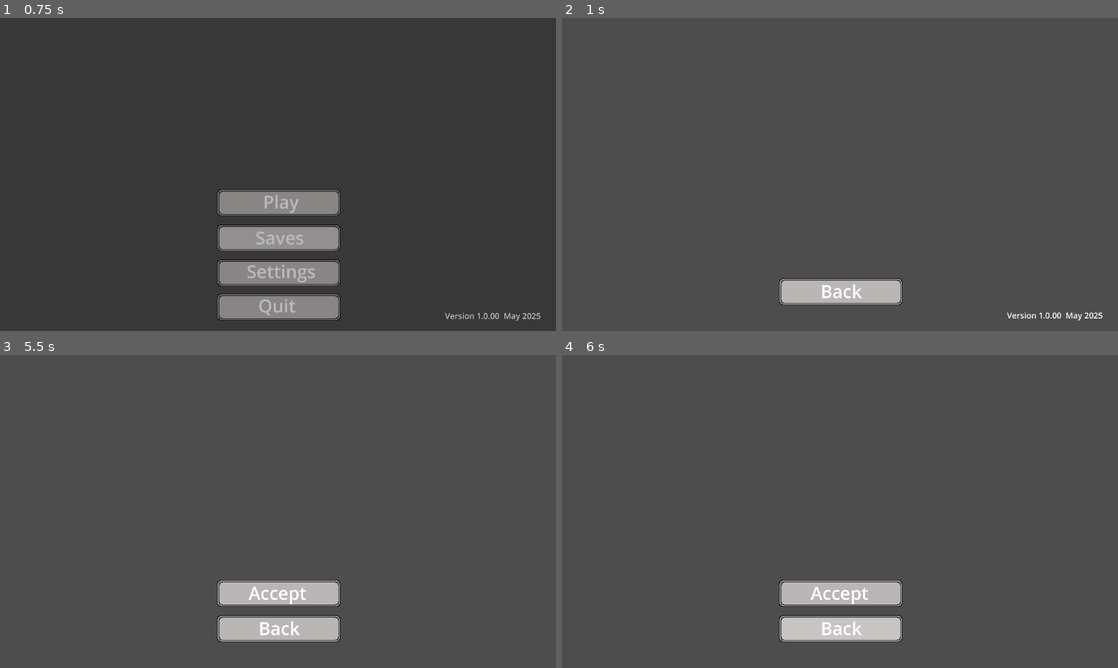
Above: before the commit, frames 1-4 (two rows, left to right).
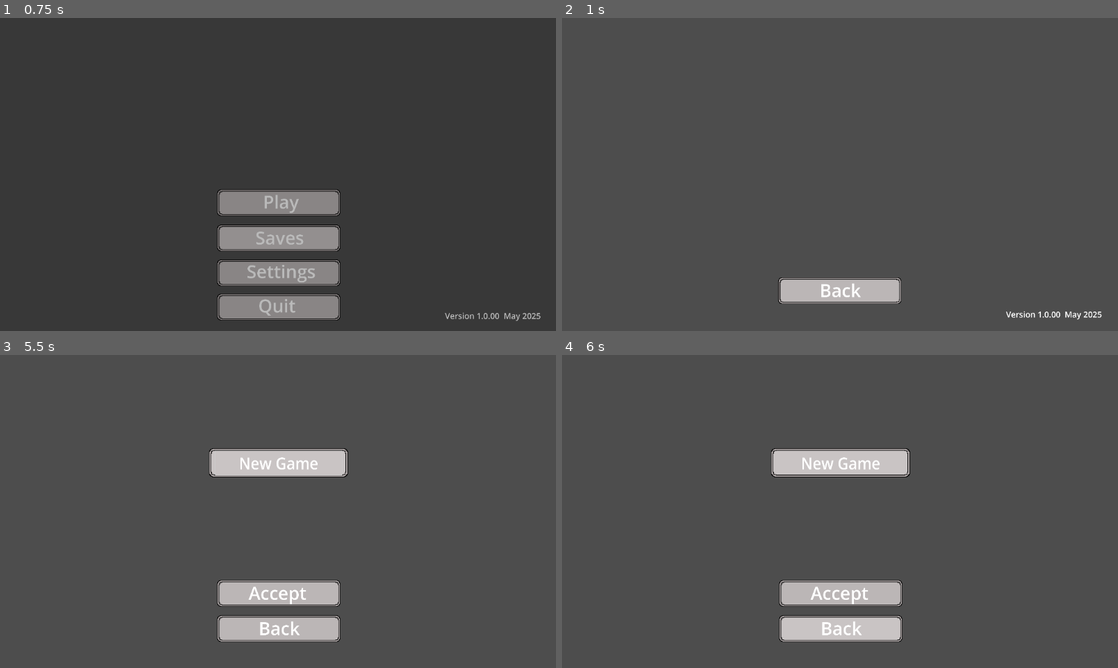
Above: after the commit, the same moments.

Repository: TalesMarc/AngelaCultoRepository
Game: Godot game, scene res://cenas/IntroVideo.tscn
Two runs of this game, one before a commit and one after it. Both use one fixed random seed, a clock stepped at 60 frames per second and the inputs below. Video files are missing from this copy of the repository; at most half a second of black plays in their place. Sound files missing from this copy of the repository are replaced by a short silence.
Inputs:
- Up to frame 1 (0.75 s): click "Saves" at 0.5 s
- Up to frame 2 (1 s): no input
- Up to frame 3 (5.5 s): click "Back" at 1.25 s; click "Settings" at 2 s; click "Idiom" at 2.75 s; click "Back" at 3.5 s; click "Version 1.0.00 May 2025" at 4.25 s; click "Play" at 5 s
- Up to frame 4 (6 s): click "Back" at 5.75 s

Frame 1 is identical in both runs. In frame 2, 0.7% of the frame differs, in the area x 38-98%, y 82-97%; in frame 3, 2.3%, in the area x 37-63%, y 29-40%; in frame 4, 2.3%.

Commit message:
Atualização manual - 2025-05-21 15:17:04

Diff:
--- a/cenas/Game1.tscn
+++ b/cenas/gameplay1.tscn
@@ -1,24 +1,27 @@
-[gd_scene load_steps=14 format=3 uid="uid://ny4nivnxohmb"]
-
-[ext_resource type="Texture2D" uid="uid://7dcrdrffn1gt" path="res://titles/grama0.png" id="1_3gqiy"]
-[ext_resource type="Texture2D" uid="uid://bjuvutmdqx7w2" path="res://titles/pisoroxo0.png" id="2_25jwj"]
-[ext_resource type="Texture2D" uid="uid://bfiye6hodcjgn" path="res://titles/Paredes10.png" id="3_kn7mv"]
-[ext_resource type="Script" uid="uid://dxdol3s0wjh14" path="res://scripts/character_body_2d.gd" id="4_hpb8a"]
-[ext_resource type="Texture2D" uid="uid://by3ow7kk2vj7w" path="res://ImagensMusSolo/muie_demo.png" id="5_3gqiy"]
+[gd_scene load_steps=17 format=3 uid="uid://4usf2pkxrgv"]
+
+[ext_resource type="Texture2D" uid="uid://7dcrdrffn1gt" path="res://titles/grama0.png" id="1_ex0so"]
+[ext_resource type="Script" uid="uid://bwh7tcbw73kgv" path="res://cenas/gameplay_1.gd" id="1_lfgjk"]
+[ext_resource type="Texture2D" uid="uid://bjuvutmdqx7w2" path="res://titles/pisoroxo0.png" id="2_1k62w"]
+[ext_resource type="Texture2D" uid="uid://bfiye6hodcjgn" path="res://titles/Paredes10.png" id="3_uhhlp"]
+[ext_resource type="Script" uid="uid://dxdol3s0wjh14" path="res://scripts/character_body_2d.gd" id="4_lfgjk"]
+[ext_resource type="Texture2D" uid="uid://by3ow7kk2vj7w" path="res://ImagensMusSolo/muie_demo.png" id="5_ysvee"]
+[ext_resource type="Texture2D" uid="uid://r70kc8lcs6pk" path="res://ImagensMusSolo/botao_menu_normal.png" id="7_ysvee"]
+[ext_resource type="Texture2D" uid="uid://dl6tbxahy4xk1" path="res://ImagensMusSolo/botao_menu_hover.png" id="8_wd3yv"]
 
 [sub_resource type="TileSetAtlasSource" id="TileSetAtlasSource_qng3t"]
-texture = ExtResource("1_3gqiy")
+texture = ExtResource("1_ex0so")
 0:0/0 = 0
 
 [sub_resource type="TileSetAtlasSource" id="TileSetAtlasSource_lwxn6"]
-texture = ExtResource("2_25jwj")
+texture = ExtResource("2_1k62w")
 0:0/0 = 0
 1:0/0 = 0
 0:1/0 = 0
 1:1/0 = 0
 
 [sub_resource type="TileSetAtlasSource" id="TileSetAtlasSource_6uds3"]
-texture = ExtResource("3_kn7mv")
+texture = ExtResource("3_uhhlp")
 0:0/0 = 0
 1:0/0 = 0
 2:0/0 = 0
@@ -44,64 +47,159 @@
 sources/1 = SubResource("TileSetAtlasSource_lwxn6")
 sources/2 = SubResource("TileSetAtlasSource_6uds3")
 
+[sub_resource type="RectangleShape2D" id="RectangleShape2D_pwras"]
+size = Vector2(636, 27)
+
+[sub_resource type="RectangleShape2D" id="RectangleShape2D_ce4pt"]
+size = Vector2(1, 374)
+
+[sub_resource type="RectangleShape2D" id="RectangleShape2D_lwxn6"]
+size = Vector2(4, 381)
+
 [sub_resource type="RectangleShape2D" id="RectangleShape2D_bnh2r"]
 size = Vector2(15.9341, 9.25)
 
-[sub_resource type="RectangleShape2D" id="RectangleShape2D_pwras"]
-size = Vector2(636, 27)
-
-[sub_resource type="RectangleShape2D" id="RectangleShape2D_ce4pt"]
-size = Vector2(1, 374)
-
-[sub_resource type="RectangleShape2D" id="RectangleShape2D_lwxn6"]
-size = Vector2(4, 381)
-
-[node name="SceneMenu0" type="Node2D"]
-
-[node name="TileMap" type="TileMap" parent="."]
+[node name="Gameplay1" type="Node2D"]
+script = ExtResource("1_lfgjk")
+
+[node name="Mapa" type="Node2D" parent="."]
+
+[node name="camada1" type="TileMap" parent="Mapa"]
 texture_filter = 1
 tile_set = SubResource("TileSet_fnu3j")
 collision_animatable = true
 format = 2
 layer_0/tile_data = PackedInt32Array(1572885, 1, 0, 1638421, 1, 1, 1638422, 65537, 1, 1703958, 65537, 0, 1703959, 1, 0, …(15997 unchanged characters)…
 
-[node name="TileMap2" type="TileMap" parent="."]
+[node name="camada2" type="TileMap" parent="Mapa"]
 texture_filter = 1
 tile_set = SubResource("TileSet_fnu3j")
 collision_animatable = true
 format = 2
 layer_0/tile_data = PackedInt32Array(1572885, 1, 0, 1638421, 1, 1, 1638422, 65537, 1, 1703958, 65537, 0, 1703959, 1, 0, …(16332 unchanged characters)…
 
-[node name="CharacterBody2D" type="CharacterBody2D" parent="."]
+[node name="StaticBody2D" type="StaticBody2D" parent="Mapa"]
+
+[node name="CollisionShape2D" type="CollisionShape2D" parent="Mapa/StaticBody2D"]
+position = Vector2(337, 177.5)
+shape = SubResource("RectangleShape2D_pwras")
+
+[node name="CollisionShape2D3" type="CollisionShape2D" parent="Mapa/StaticBody2D"]
+position = Vector2(16.5, 353)
+shape = SubResource("RectangleShape2D_ce4pt")
+
+[node name="CollisionShape2D2" type="CollisionShape2D" parent="Mapa/StaticBody2D"]
+position = Vector2(655, 352.5)
+shape = SubResource("RectangleShape2D_lwxn6")
+
+[node name="Personagens" type="Node2D" parent="."]
+
+[node name="Persona1" type="CharacterBody2D" parent="Personagens"]
 scale = Vector2(0.91, 0.91)
-script = ExtResource("4_hpb8a")
-
-[node name="CollisionShape2D" type="CollisionShape2D" parent="CharacterBody2D"]
+script = ExtResource("4_lfgjk")
+
+[node name="CollisionShape2D" type="CollisionShape2D" parent="Personagens/Persona1"]
 position = Vector2(420.604, 413.187)
-scale = Vector2(1, 1)
 shape = SubResource("RectangleShape2D_bnh2r")
 
-[node name="Camera2D" type="Camera2D" parent="CharacterBody2D"]
+[node name="Camera2D" type="Camera2D" parent="Personagens/Persona1"]
 position = Vector2(421, 389)
 zoom = Vector2(3, 3)
 drag_horizontal_enabled = true
 drag_vertical_enabled = true
 
-[node name="Sprite2D" type="Sprite2D" parent="CharacterBody2D"]
+[node name="Sprite2D" type="Sprite2D" parent="Personagens/Persona1"]
 texture_filter = 1
 position = Vector2(420.879, 369.231)
-texture = ExtResource("5_3gqiy")
-
-[node name="StaticBody2D" type="StaticBody2D" parent="."]
-
-[node name="CollisionShape2D" type="CollisionShape2D" parent="StaticBody2D"]
-position = Vector2(337, 177.5)
-shape = SubResource("RectangleShape2D_pwras")
-
-[node name="CollisionShape2D3" type="CollisionShape2D" parent="StaticBody2D"]
-position = Vector2(16.5, 353)
-shape = SubResource("RectangleShape2D_ce4pt")
-
-[node name="CollisionShape2D2" type="CollisionShape2D" parent="StaticBody2D"]
-position = Vector2(655, 352.5)
-shape = SubResource("RectangleShape2D_lwxn6")
+texture = ExtResource("5_ysvee")
+
+[node name="Control" type="Control" parent="Personagens/Persona1"]
+visible = false
+layout_mode = 3
+anchors_preset = 0
+offset_right = 40.0
+offset_bottom = 40.0
+
+[node name="ColorRect" type="ColorRect" parent="Personagens/Persona1/Control"]
+layout_mode = 0
+offset_right = 40.0
+offset_bottom = 40.0
+scale = Vector2(22.3994, 17.9242)
+color = Color(0, 0, 0, 0.643137)
+
+[node name="resume" type="TextureButton" parent="Personagens/Persona1/Control"]
+layout_mode = 0
+offset_left = 397.802
+offset_top = 320.879
+offset_right = 1087.8
+offset_bottom = 470.879
+scale = Vector2(0.0659834, 0.0738885)
+texture_normal = ExtResource("7_ysvee")
+texture_hover = ExtResource("8_wd3yv")
+
+[node name="Label" type="Label" parent="Personagens/Persona1/Control/resume"]
+layout_mode = 0
+offset_left = 123.113
+offset_right = 568.113
+offset_bottom = 157.0
+theme_override_font_sizes/font_size = 115
+text = "Resume"
+
+[node name="settings" type="TextureButton" parent="Personagens/Persona1/Control"]
+layout_mode = 0
+offset_left = 397.802
+offset_top = 334.066
+offset_right = 1087.8
+offset_bottom = 484.066
+scale = Vector2(0.0659834, 0.0738885)
+texture_normal = ExtResource("7_ysvee")
+texture_hover = ExtResource("8_wd3yv")
+
+[node name="Label" type="Label" parent="Personagens/Persona1/Control/settings"]
+layout_mode = 0
+offset_left = 123.113
+offset_right = 568.113
+offset_bottom = 157.0
+theme_override_font_sizes/font_size = 115
+text = "Settings"
+
+[node name="Save" type="TextureButton" parent="Personagens/Persona1/Control"]
+layout_mode = 0
+offset_left = 397.802
+offset_top = 347.253
+offset_right = 1087.8
+offset_bottom = 497.253
+scale = Vector2(0.0659834, 0.0738885)
+texture_normal = ExtResource("7_ysvee")
+texture_hover = ExtResource("8_wd3yv")
+
+[node name="Label" type="Label" parent="Personagens/Persona1/Control/Save"]
+layout_mode = 0
+offset_left = 213.395
+offset_top = -8.10717
+offset_right = 658.395
+offset_bottom = 148.893
+theme_override_font_sizes/font_size = 115
+text = "Save"
+
+[node name="QUIT" type="TextureButton" parent="Personagens/Persona1/Control"]
+texture_filter = 1
+texture_repeat = 2
+layout_mode = 0
+offset_left = 397.802
+offset_top = 360.44
+offset_right = 1087.8
+offset_bottom = 510.44
+scale = Vector2(0.0659834, 0.0738885)
+texture_normal = ExtResource("7_ysvee")
+texture_hover = ExtResource("8_wd3yv")
+
+[node name="Label" type="Label" parent="Personagens/Persona1/Control/QUIT"]
+layout_mode = 0
+offset_left = 73.8678
+offset_right = 616.868
+offset_bottom = 157.0
+theme_override_font_sizes/font_size = 115
+text = "Quit/Save"
+
+[connection signal="pressed" from="Personagens/Persona1/Control/QUIT" to="." method="_on_quit_pressed"]
--- /dev/null
+++ b/cenas/gameplay_1.gd
@@ -0,0 +1,15 @@
+extends Node2D  # Seu nó principal
+
+@onready var menu_layer = $Personagens/Persona1/Control  # Ajuste o caminho se for diferente
+
+func _ready():
+	menu_layer.visible = false  # começa invisível
+
+func _unhandled_input(event):
+	if event.is_action_pressed("menu"):  # tecla "menu" no InputMap, tipo ESC
+		menu_layer.visible = not menu_layer.visible  # alterna visibilidade do menu
+
+
+func _on_quit_pressed() -> void:
+	await get_tree().create_timer(0.2).timeout
+	get_tree().change_scene_to_file("res://cenas/inicio_menu.tscn")
--- a/cenas/idiom.gd
+++ /dev/null
@@ -1,15 +0,0 @@
-extends TextureButton
-
-func _ready():
-	self.mouse_entered.connect(_on_mouse_entered)
-	self.pressed.connect(_on_pressed)
-
-func _on_mouse_entered():
-	var som_node = get_node("../hover_sound")
-	if som_node:
-		som_node.play()
-
-func _on_pressed():
-	var som_node = get_node("../click_sound")
-	if som_node:
-		som_node.play()
--- a/cenas/name_play.tscn
+++ b/cenas/name_play.tscn
@@ -1,17 +1,23 @@
-[gd_scene load_steps=8 format=3 uid="uid://bpagjnqnv8jrk"]
+[gd_scene load_steps=9 format=3 uid="uid://bpagjnqnv8jrk"]
 
-[ext_resource type="Script" uid="uid://eyxxsq0gvqks" path="res://cenas/name_play.gd" id="1_j6bpt"]
+[ext_resource type="Script" uid="uid://eyxxsq0gvqks" path="res://scripts/name_play.gd" id="1_j6bpt"]
 [ext_resource type="Texture2D" uid="uid://r70kc8lcs6pk" path="res://ImagensMusSolo/botao_menu_normal.png" id="1_xyum3"]
 [ext_resource type="Texture2D" uid="uid://dl6tbxahy4xk1" path="res://ImagensMusSolo/botao_menu_hover.png" id="2_k32hi"]
 [ext_resource type="AudioStream" uid="uid://8bgbtn33vju7" path="res://ImagensMusSolo/click_sound.mp3" id="4_k32hi"]
-[ext_resource type="Script" uid="uid://cb7nqwcfif4iv" path="res://cenas/idiom.gd" id="4_m0af3"]
+[ext_resource type="Script" uid="uid://cb7nqwcfif4iv" path="res://scripts/idiom.gd" id="4_m0af3"]
 [ext_resource type="AudioStream" uid="uid://ddvslsdkvs04n" path="res://ImagensMusSolo/hover_sound.mp3" id="5_d8jfl"]
-[ext_resource type="Script" uid="uid://cr1miasj6ug1g" path="res://cenas/back.gd" id="5_dpet6"]
+[ext_resource type="Script" uid="uid://cr1miasj6ug1g" path="res://scripts/back.gd" id="5_dpet6"]
 
-[node name="NamePlay" type="Node2D"]
+[sub_resource type="StyleBoxTexture" id="StyleBoxTexture_m0af3"]
+modulate_color = Color(1, 1, 1, 0)
+
+[node name="NamePlay" type="Control"]
+layout_mode = 3
+anchors_preset = 0
 script = ExtResource("1_j6bpt")
 
-[node name="idiom" type="TextureButton" parent="." groups=["SomBotoes"]]
+[node name="BotaoAccept" type="TextureButton" parent="." groups=["SomBotoes"]]
+layout_mode = 0
 offset_left = 450.0
 offset_top = 466.0
 offset_right = 1140.0
@@ -21,7 +27,7 @@
 texture_hover = ExtResource("2_k32hi")
 script = ExtResource("4_m0af3")
 
-[node name="Label" type="Label" parent="idiom"]
+[node name="Label" type="Label" parent="BotaoAccept"]
 layout_mode = 0
 offset_left = 175.676
 offset_top = 2.7027
@@ -31,6 +37,7 @@
 text = "Accept"
 
 [node name="back" type="TextureButton" parent="." groups=["SomBotoes"]]
+layout_mode = 0
 offset_left = 450.0
 offset_top = 539.0
 offset_right = 1140.0
@@ -55,4 +62,22 @@
 [node name="hover_sound" type="AudioStreamPlayer2D" parent="."]
 stream = ExtResource("5_d8jfl")
 
+[node name="Sprite2D" type="Sprite2D" parent="."]
+position = Vector2(577, 223)
+scale = Vector2(0.417391, 0.4)
+texture = ExtResource("2_k32hi")
+
+[node name="LineEdit" type="LineEdit" parent="."]
+layout_mode = 0
+offset_left = 446.0
+offset_top = 199.0
+offset_right = 1128.0
+offset_bottom = 318.0
+scale = Vector2(0.385641, 0.413917)
+theme_override_colors/font_color = Color(1, 1, 1, 1)
+theme_override_font_sizes/font_size = 81
+theme_override_styles/normal = SubResource("StyleBoxTexture_m0af3")
+text = "New Game"
+alignment = 1
+
 [connection signal="pressed" from="back" to="." method="_on_back_pressed"]
--- a/cenas/name_play.gd
+++ b/cenas/quit_and_save.gd
@@ -1,4 +1,4 @@
-extends Node2D
+extends TextureButton
 
 
 # Called when the node enters the scene tree for the first time.
@@ -10,7 +10,6 @@
 func _process(delta: float) -> void:
 	pass
 
-
-func _on_back_pressed() -> void:
+func _on_pressed() -> void:
 	await get_tree().create_timer(0.2).timeout
 	get_tree().change_scene_to_file("res://cenas/inicio_menu.tscn")
--- a/cenas/saves.tscn
+++ b/cenas/saves.tscn
@@ -7,11 +7,61 @@
 [ext_resource type="AudioStream" uid="uid://ddvslsdkvs04n" path="res://ImagensMusSolo/hover_sound.mp3" id="4_6sf10"]
 [ext_resource type="AudioStream" uid="uid://8bgbtn33vju7" path="res://ImagensMusSolo/click_sound.mp3" id="5_g8808"]
 
+[sub_resource type="GDScript" id="GDScript_x5dup"]
+script/source = "extends ScrollContainer
+
+
+@onready var lista_container = $VBoxContainer
+@onready var botao_modelo = $VBoxContainer/BotaoModelo
+
+func atualizar_lista_saves():
+	# Limpa os filhos
+	for filho in lista_container.get_children():
+		filho.queue_free()
+
+	var dir = DirAccess.open(\"user://saves\")
+	if not dir or not dir.dir_exists(\"user://saves\"):
+		print(\"Pasta de saves não existe.\")
+		return
+
+	dir.list_dir_begin()
+	var arquivo = dir.get_next()
+	while arquivo != \"\":
+		if arquivo.ends_with(\".save\"):
+			var nome_save = arquivo.replace(\".save\", \"\")
+
+			var botao = $VBoxContainer/BotaoModelo.duplicate()
+			botao.visible = true  # Modelo original fica invisível, os duplicados visíveis
+
+			# Ajusta o Label (assumindo que ele está dentro do botão)
+			var label = botao.get_node(\"Label\")
+			label.text = nome_save
+
+			# Ajusta o Sprite2D se quiser trocar a textura (exemplo)
+			var sprite = botao.get_node(\"Sprite2D\")
+			# sprite.texture = preload(\"res://imagens_saves/\" + nome_save + \".png\")  # se quiser uma imagem por save
+
+			# Conecta o botão
+			var nome_local = nome_save
+			botao.pressed.connect(func():
+				print(\"Botão clicado:\", nome_local)
+				# Aqui você coloca a lógica para carregar o save
+			)
+
+			lista_container.add_child(botao)
+		arquivo = dir.get_next()
+	dir.list_dir_end()
+"
+
 [node name="Saves" type="Control"]
 layout_mode = 3
 anchors_preset = 15
 anchor_right = 1.0
 anchor_bottom = 1.0
+offset_left = -2.0
+offset_top = -2.0
+offset_right = -2.0
+offset_bottom = -2.0
 grow_horizontal = 2
 grow_vertical = 2
 script = ExtResource("1_x5dup")
@@ -59,4 +109,33 @@
 [node name="click_sound" type="AudioStreamPlayer2D" parent="."]
 stream = ExtResource("5_g8808")
 
+[node name="ScrollContainer" type="ScrollContainer" parent="."]
+layout_mode = 0
+offset_left = 416.0
+offset_top = 102.0
+offset_right = 1114.0
+offset_bottom = 760.0
+scale = Vector2(0.468743, 0.559065)
+script = SubResource("GDScript_x5dup")
+
+[node name="VBoxContainer" type="VBoxContainer" parent="ScrollContainer"]
+custom_minimum_size = Vector2(50, 40)
+layout_mode = 2
+
+[node name="BotaoModelo" type="TextureButton" parent="ScrollContainer/VBoxContainer"]
+visible = false
+layout_mode = 2
+texture_normal = ExtResource("1_hfu60")
+texture_hover = ExtResource("2_75rjn")
+
+[node name="TextoLabel" type="Label" parent="ScrollContainer/VBoxContainer/BotaoModelo"]
+layout_mode = 1
+offset_left = 177.069
+offset_top = -7.15479
+offset_right = 484.069
+offset_bottom = 138.845
+theme_override_font_sizes/font_size = 106
+horizontal_alignment = 1
+vertical_alignment = 1
+
 [connection signal="pressed" from="back" to="." method="_on_back_pressed"]
--- a/project.godot
+++ b/project.godot
@@ -45,6 +45,11 @@
 "events": [Object(InputEventKey,"resource_local_to_scene":false,"resource_name":"","device":-1,"window_id":0,"alt_press …(191 unchanged characters)…
 ]
 }
+menu={
+"deadzone": 0.2,
+"events": [Object(InputEventKey,"resource_local_to_scene":false,"resource_name":"","device":-1,"window_id":0,"alt_pressed":false,"shift_pressed":false,"ctrl_pressed":false,"meta_pressed":false,"pressed":false,"keycode":0,"physical_keycode":4194305,"key_label":0,"unicode":0,"location":0,"echo":false,"script":null)
+]
+}
 
 [rendering]
 
--- a/scripts/character_body_2d.gd
+++ b/scripts/character_body_2d.gd
@@ -25,3 +25,5 @@
 		velocity.y = move_toward(velocity.y, 0, SPEED)
 
 	move_and_slide()
+
+var is_paused = false
--- /dev/null
+++ b/scripts/idiom.gd
@@ -0,0 +1,62 @@
+extends TextureButton
+
+func _ready():
+	self.mouse_entered.connect(_on_mouse_entered)
+	self.pressed.connect(_on_pressed)
+
+func _on_mouse_entered():
+	var parent_node = get_parent()
+	var som_node = parent_node.get_node("hover_sound")
+	if som_node:
+		som_node.play()
+
+func _on_pressed():
+	await get_tree().create_timer(0.2).timeout
+	get_tree().change_scene_to_file("res://cenas/gameplay1.tscn")
+	var parent_node = get_parent()
+
+	# Pega o LineEdit
+	var line_edit = parent_node.get_node("LineEdit")
+	if line_edit == null:
+		push_error("LineEdit não encontrado!")
+		return
+
+	var nome_save = line_edit.text.strip_edges()
+	if nome_save == "":
+		print("Por favor, digite um nome válido.")
+		return
+
+	# Diretório para saves
+	var save_dir = "user://saves"
+	var dir_access = DirAccess.open("user://")
+	if not dir_access.dir_exists("saves"):
+		var err = dir_access.make_dir("saves")
+		if err != OK:
+			push_error("Erro ao criar diretório de saves")
+			return
+
+	var save_path = save_dir + "/" + nome_save + ".save"
+	if FileAccess.file_exists(save_path):
+		print("Já existe um save com esse nome!")
+		return
+
+	var file = FileAccess.open(save_path, FileAccess.ModeFlags.WRITE)
+	if file == null:
+		push_error("Erro ao criar o save.")
+		return
+
+	file.store_line("Save de " + nome_save)
+	file.close()
+
+	print("Save criado com sucesso: ", nome_save)
+
+	# Fade out música
+	if parent_node.has_node("Musica1"):
+		var musica = parent_node.get_node("Musica1")
+		if musica.has_method("fade_out"):
+			musica.fade_out()
+
+	# Toca som de clique
+	var som_node = parent_node.get_node("click_sound")
+	if som_node:
+		som_node.play()
--- a/scripts/inicio_menu.gd
+++ b/scripts/inicio_menu.gd
@@ -23,4 +23,3 @@
 func _on_play_button_pressed() -> void:
 	await get_tree().create_timer(0.2).timeout
 	get_tree().change_scene_to_file("res://cenas/name_play.tscn")
-	Musica1.fade_out()
--- /dev/null
+++ b/scripts/name_play.gd
@@ -0,0 +1,16 @@
+extends Control
+
+
+# Called when the node enters the scene tree for the first time.
+func _ready() -> void:
+	$LineEdit.grab_focus()
+
+
+# Called every frame. 'delta' is the elapsed time since the previous frame.
+func _process(delta: float) -> void:
+	pass
+
+
+func _on_back_pressed() -> void:
+	await get_tree().create_timer(0.2).timeout
+	get_tree().change_scene_to_file("res://cenas/inicio_menu.tscn")
--- a/scripts/saves.gd
+++ b/scripts/saves.gd
@@ -1,15 +1,51 @@
-extends Control
+extends Control  # Ou Node2D
 
+@onready var saves_list = $ScrollContainer/VBoxContainer
+@onready var button_model = saves_list.get_node("BotaoModelo")
 
-# Called when the node enters the scene tree for the first time.
-func _ready() -> void:
-	pass # Replace with function body.
+func _ready():
+	atualizar_lista_saves()
 
+func limpar_vbox():
+	for filho in saves_list.get_children():
+		if filho != button_model:
+			filho.queue_free()
 
-# Called every frame. 'delta' is the elapsed time since the previous frame.
-func _process(delta: float) -> void:
+func atualizar_lista_saves():
+	limpar_vbox()
+
+	var dir = DirAccess.open("user://saves")
+	if not dir or not dir.dir_exists("user://saves"):
+		print("Pasta de saves não existe.")
+		return
+
+	dir.list_dir_begin()
+
+	var arquivo = dir.get_next()
+	while arquivo != "":
+		if arquivo.ends_with(".save"):
+			var nome_save = arquivo.replace(".save", "")
+
+			var btn = button_model.duplicate()
+			btn.visible = true
+			btn.name = nome_save
+
+			# Define o texto no Label interno
+			var label = btn.get_node("TextoLabel")
+			label.text = nome_save
+
+			# Conecta o clique no botão
+			btn.pressed.connect(func(): _on_save_button_pressed(nome_save))
+
+			saves_list.add_child(btn)
+
+		arquivo = dir.get_next()
+	dir.list_dir_end()
+
+func _on_save_button_pressed(nome_save: String):
+	print("Botão do save pressionado: ", nome_save)
+	# Aqui você pode adicionar o carregamento do save
 	pass
-
 
 func _on_back_pressed() -> void:
 	await get_tree().create_timer(0.2).timeout
Binary file added: ImagensMusSolo/CaixaTexto0.png
Not shown, added: ImagensMusSolo/CaixaTexto0.png.import
Not shown, added: cenas/gameplay_1.gd.uid
Not shown, added: cenas/quit_and_save.gd.uid
Not shown: 1 places in cenas/saves.tscn that only renumber resources
Renamed: cenas/back.gd -> scripts/back.gd
Renamed: cenas/back.gd.uid -> scripts/back.gd.uid
Renamed: cenas/idiom.gd.uid -> scripts/idiom.gd.uid
Renamed: cenas/name_play.gd.uid -> scripts/name_play.gd.uid
